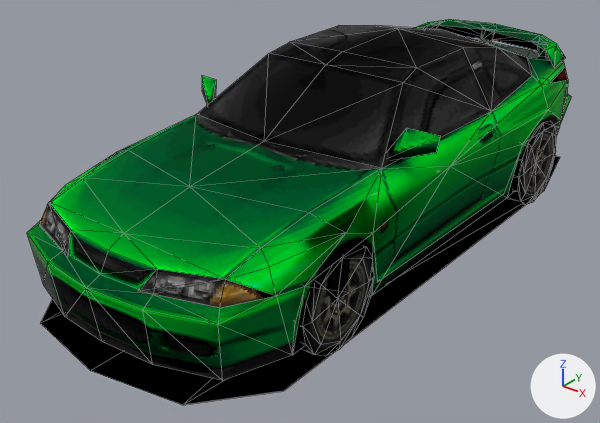
One commit to the glTF model assets/models/ps1_gt1-style_model_-_1996_horai_bx300.glb: the scene before it, then after it.
Both versions are drawn from a 50 mm lens placed at (3.13, -4.38, 2.69), pointed at (-0.1, -0.34, 0.18). The lights are fixed; the arrows at lower right show +X, +Y and +Z. The first picture is the older version. Mesh edges are drawn as thin lines. Where no turn or scale is listed for an object, it has been applied to the vertices. Vertices at exactly the same position are counted once.
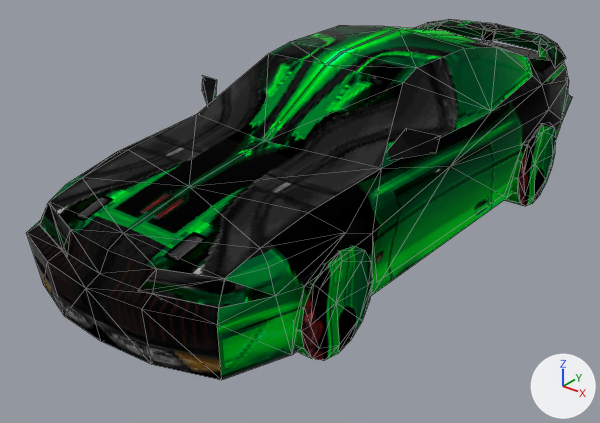
The newer file is also rescaled (x2.2), turned or shifted as a whole; pictures and numbers use the older file's frame.

Location of each change, (x1, y1, x2, y2) in pixels of the pictures (600 x 423 px):
'Object_6', deleted
    before: (40, 156, 560, 405)
part 1 of me_object_0, surface changed
    both: (27, 19, 572, 380)
'Object_14', unchanged, uncovered by the edit
    after: (297, 246, 373, 360)
'Object_8', unchanged, covered by the edit
    before: (301, 252, 374, 356)
'Object_10', unchanged, uncovered by the edit
    after: (505, 126, 556, 206)
'Object_12', unchanged, covered by the edit
    before: (506, 127, 556, 205)

The change in detail:
me_object_0 has 226 vertices, 346 faces and spans x -0.95..0.95, y -2.21..2.28, z 0.13..1.28.
me_object_0 is used by ob_object_4; location (0.0, 0.0, 0.0).
me_object_0 part 1: texture (UV) coordinates of 346 of 346 faces, centred in x -0.91..0.91, y -2.17..2.26, z 0.13..1.25, changed; they spanned u 0.01..1.0, v 0.01..0.99 and now span u 0.01..1.0, v 0.01..1.0.
Object 'Object_6' (ob_object_6) is deleted.
